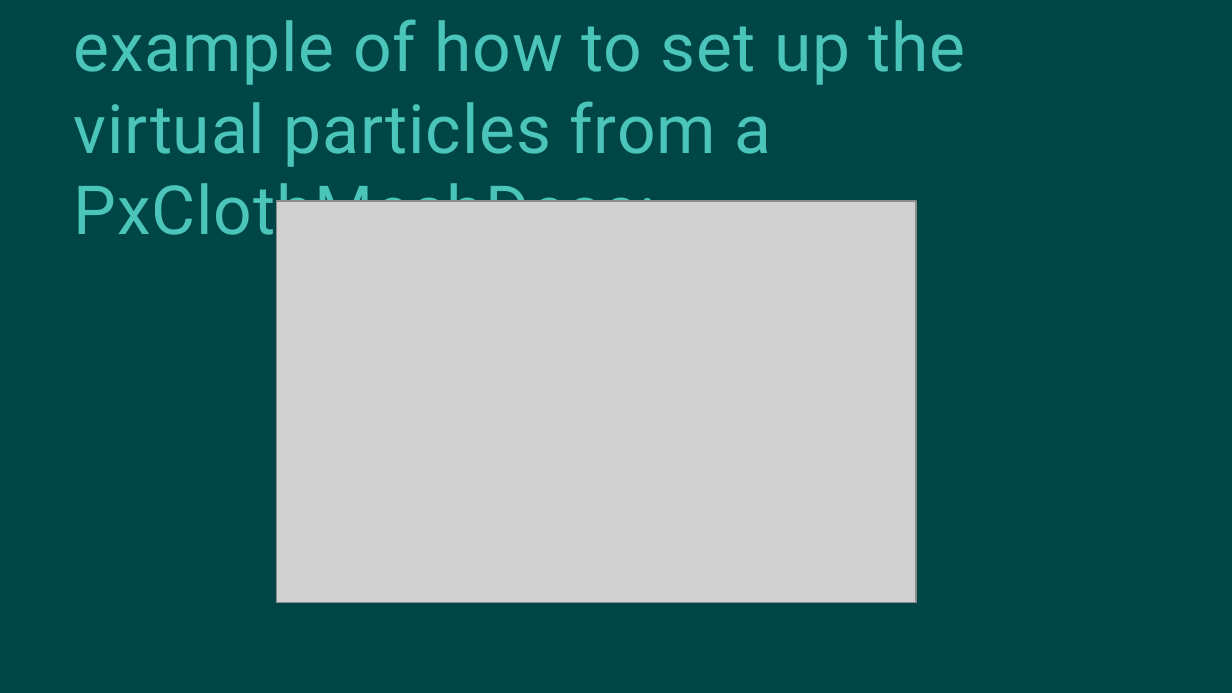
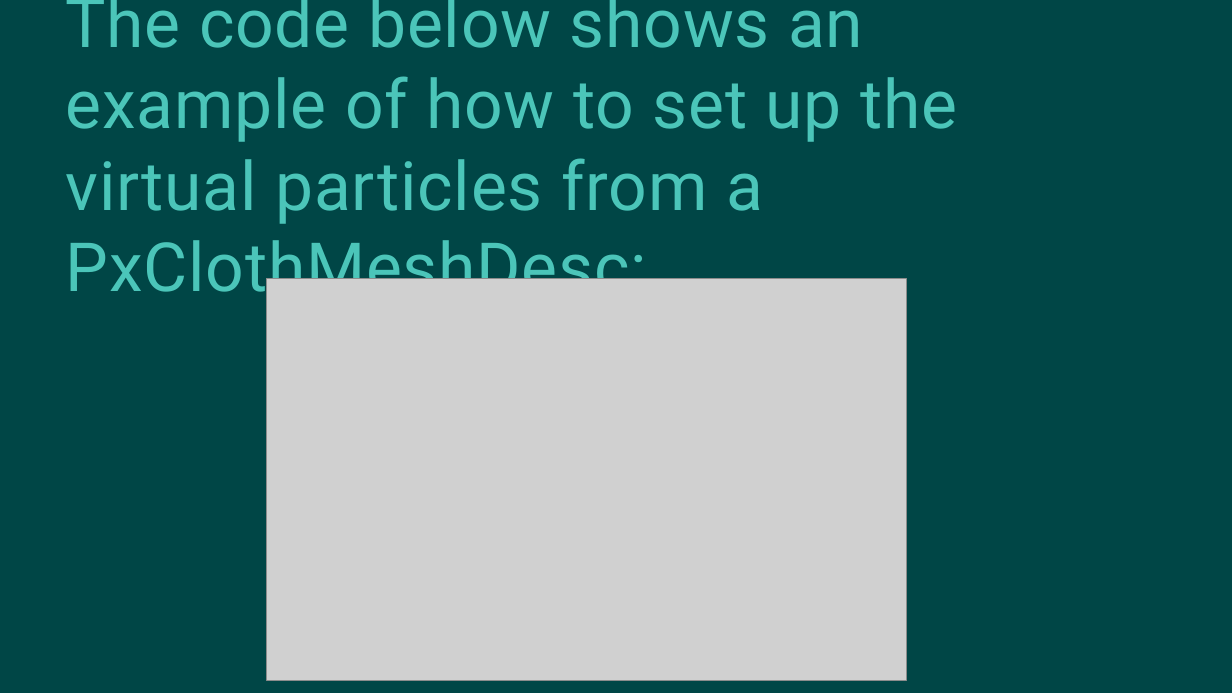
Before and after one commit to hanhonglei/Course_GamePhysics, a slide deck: slide 33 of Slides/9 布料 new/布料.pptx (slide 23 before the commit). Drawn at 1232x693 pixels with LibreOffice and Linux fonts; fonts in the diff are those of the drawing; grey boxes stand for pictures; background and template pictures are left out. Boxes give left, top, right and bottom in pixels: in the first picture for what was removed or moved away, otherwise in the second. Text is boxed around its words. In the diff, an @@ line names an element or a change of style, - is before the commit and + after.

```diff
--- a/Slides/9 布料 new/布料.pptx
+++ b/Slides/9 布料 new/布料.pptx
@@ title "The code below shows an ..." rewrapped from (74, 19, 966, 251) to (65, 0, 957, 307) @@
@@ picture: place and size @@
-picture at (276, 201, 915, 602)
+picture at (267, 278, 907, 680)
```
Also in this commit, not shown: 3 other slides changed, 11 slides added, 2 slides removed, 13 other files.
